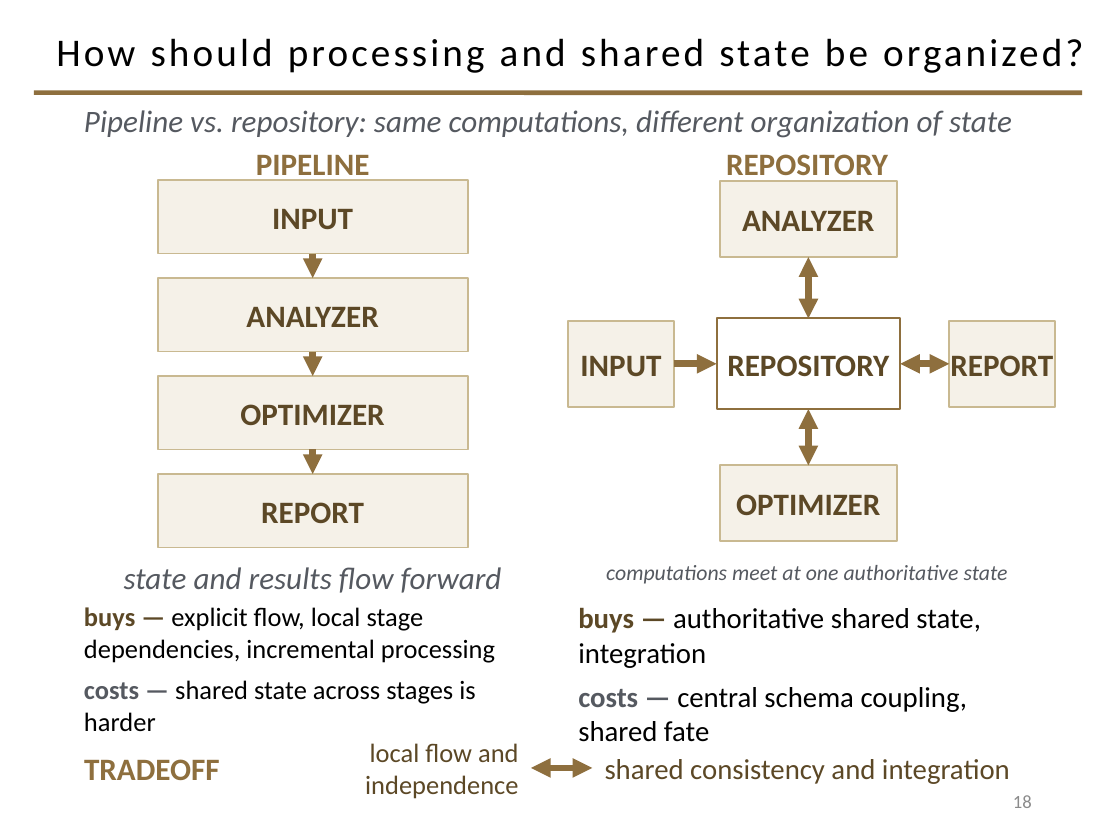
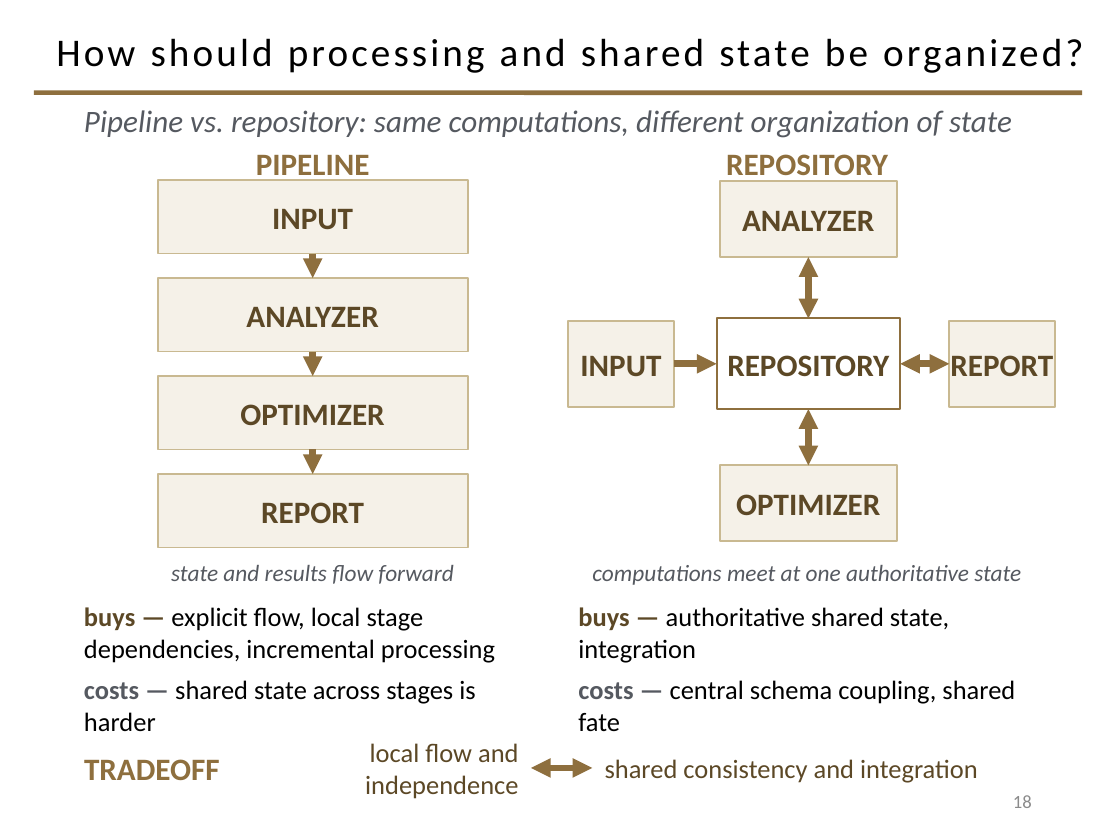
Before and after one commit to davisjam/model-based-agentic-software-engineering, a slide deck: slide 18 of course/lectures/act-1-foundations/06-architecture/1-6-Architecture.pptx. Drawn at 1120x840 pixels with LibreOffice and Linux fonts; fonts in the diff are those of the drawing; background and template pictures are left out. Boxes give left, top, right and bottom in pixels: in the first picture for what was removed or moved away, otherwise in the second. Text is boxed around its words. In the diff, an @@ line names an element or a change of style, - is before the commit and + after.

```diff
--- a/course/lectures/act-1-foundations/06-architecture/1-6-Architecture.pptx
+++ b/course/lectures/act-1-foundations/06-architecture/1-6-Architecture.pptx
@@ text "state and results flow forward" at [171, 565, 454, 584]: size 20 to 15 pt @@
@@ text "computations meet at one authoritative ..." at [592, 565, 1021, 585]: size 14 to 15 pt @@
@@ text "buys — authoritative shared state, ..." at [578, 607, 1015, 732]: size 18.5 to 17 pt @@
@@ text "shared consistency and integration" at [605, 759, 978, 783]: size 18.5 to 17 pt @@
```
Also in this commit, not shown: 9 other slides changed, 1 other file.
